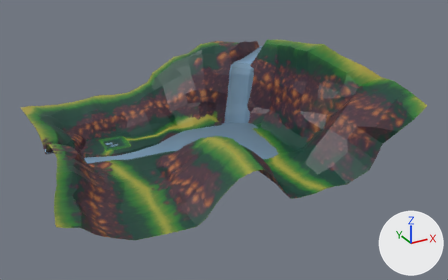
Two versions of the FBX model OperationCoffeeShop/Assets/Art and Design/Models/brandons/landscape_final.fbx, one commit apart.
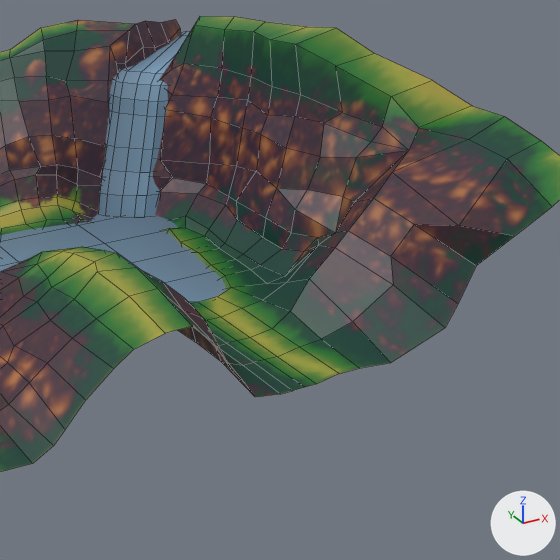
Old and new are each drawn whole from a 50 mm lens placed at (-687.0, -2033.0, 974.0), pointed at (308.0, -224.0, 69.0) and again close up on the part from 41% to 93% of the width and 12% to 95% of the height. Arrows for +X, +Y and +Z are at lower right; the lights stay in place. The close-ups show mesh edges as thin lines. Where no turn or scale is listed for an object, it has been applied to the vertices.

The older version as bpy lines, for what is in view:
```python
me_mesh_001 = bpy.data.meshes.new('Mesh.001')
me_mesh_001.from_pydata(...)  # 63 vertices, 48 faces; spans x -208.0..139.0, y -166.0..148.0, z -232.0..10.0
me_mesh_001.materials.append(mat_water_001)
me_mesh_003 = bpy.data.meshes.new('Mesh.003')
me_mesh_003.from_pydata(...)  # 36 vertices, 25 faces; spans x -399.0..399.0, y -229.0..229.0, z 0.0
me_mesh_003.materials.append(mat_water_001)
# before: 3 (80.0, -229.0, 0.0), 4 (240.0, -229.0, 0.0), 5 (399.0, -229.0, 0.0)
me_mesh_004 = bpy.data.meshes.new('Mesh.004')
me_mesh_004.from_pydata(...)  # 1045 vertices, 1067 faces; spans x -524.0..780.0, y -580.0..378.0, z -143.0..273.0
me_mesh_004.materials.append(mat_mat)
# before: 126 (357.0, -580.0, -76.0) at pixel (339, 373), 129 (319.0, -580.0, -82.0) at pixel (316, 384), 397 (354.0, -277.0, -82.0) at pixel (217, 296), 399 (357.0, -341.0, -76.0) at pixel (242, 308), 400 (319.0, -341.0, -82.0) at pixel (221, 317)
# before: 401 (317.0, -280.0, -82.0) at pixel (197, 302), 605 (319.0, -486.0, -82.0) at pixel (277, 356), 606 (357.0, -487.0, -76.0) at pixel (299, 346), 611 (357.0, -419.0, -76.0) at pixel (272, 328), 612 (319.0, -419.0, -82.0) at pixel (250, 337)
ob_lake = bpy.data.objects.new('lake', me_mesh_003)
ob_lake.location = (190.0, -73.0, -8.0)
ob_landscape = bpy.data.objects.new('landscape', me_mesh_004)
ob_landscape.location = (124.0, -23.0, 77.0)
ob_large_waterfall = bpy.data.objects.new('large_waterfall', me_mesh_001)
ob_large_waterfall.location = (695.0, 204.0, 222.0)
```
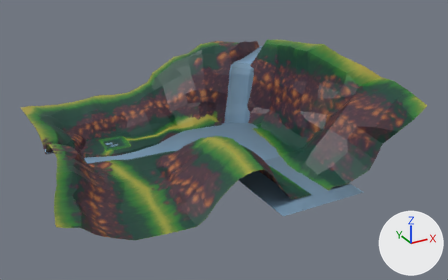
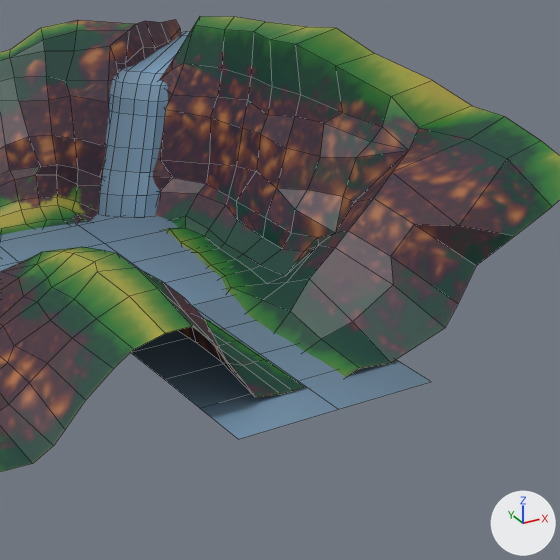
Edits to the bpy script that builds the scene:
```text
Change me_mesh_003:
    used by ob_lake; location = (190.0, -73.0, -8.0)
    verts and faces of me_mesh_003; kept vertices keep their numbers, new ones are numbered from 36
    remove me_mesh_003.from_pydata(...)  # 36 vertices, 25 faces; spans x -399.0..399.0, y -229.0..229.0, z 0.0
    add me_mesh_003.from_pydata(...)  # 48 vertices, 33 faces; spans x -399.0..399.0, y -596.0..229.0, z 0.0
    me_mesh_003 part 2
    add for new, old in zip([36, 37, 38], [3, 4, 5]): verts[new] = verts[old] + (0.0, -92.0, 0.0)
    add for new, old in zip([39, 40, 41], [36, 37, 38]): verts[new] = verts[old] + (0.0, -92.0, 0.0)
    add for new, old in zip([42, 43, 44], [39, 40, 41]): verts[new] = verts[old] + (0.0, -91.0, 0.0)
    add for new, old in zip([45, 46, 47], [42, 43, 44]): verts[new] = verts[old] + (0.0, -92.0, 0.0)
    add faces += [(4, 37, 38, 5), (3, 36, 37, 4), (42, 45, 46, 43), (43, 46, 47, 44), (39, 42, 43, 40), (40, 43, 44, 41)]
    add faces += [(36, 39, 40, 37), (37, 40, 41, 38)]
Change me_mesh_004:
    where me_mesh_004.from_pydata(...)  # 1045 vertices, 1067 faces; spans x -524.0..780.0, y -580.0..378.0, z -143.0..273.0
    used by ob_landscape; location = (124.0, -23.0, 77.0)
    me_mesh_004 part 1
    add for i in [126, 397, 399, 400, 401, 606, 611]: me_mesh_004.vertices[i].co += Vector((0.0, 0.0, -14.0))
    add for i in [129, 605, 612]: me_mesh_004.vertices[i].co += Vector((6.0, 0.0, -14.0))
```

What differs and where, as boxes (x1, y1, x2, y2) in the close-ups (560 x 560 px; the box of a moved part takes in the faces that stretch with it):
'lake', reshaped: before (0, 213, 227, 302); after (0, 213, 431, 439)
part 1 of me_mesh_004, moved or reshaped: before (189, 288, 359, 387); after (203, 288, 359, 388)
part 2 of me_mesh_003, added (blue): after (131, 295, 431, 439)
